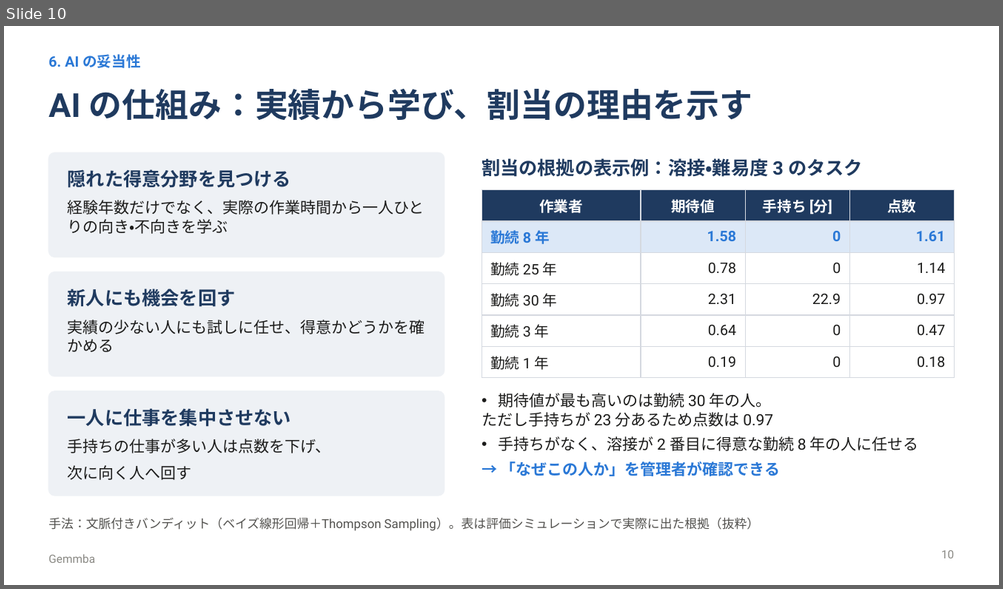
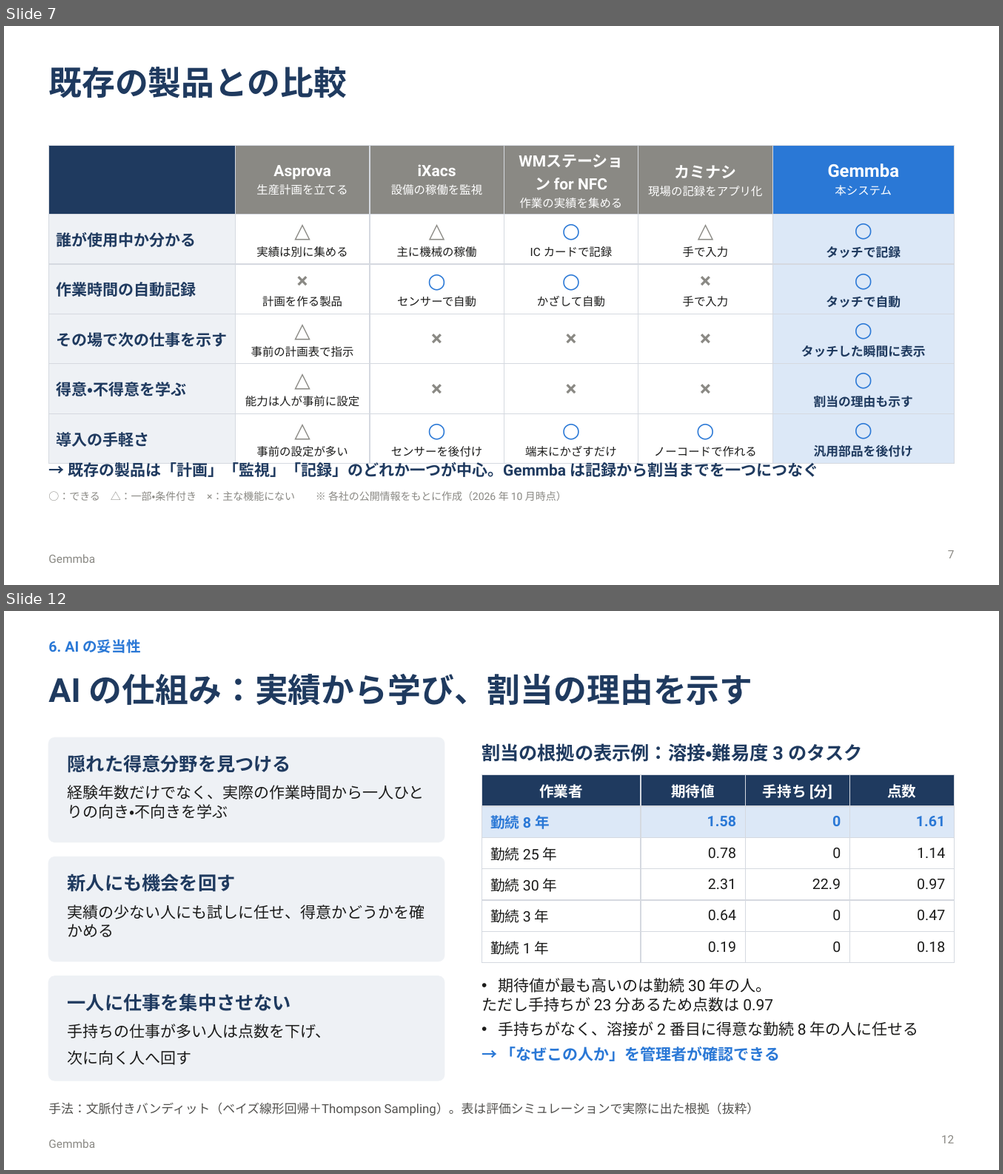
Before and after one commit to maguro256/procon2026, a slide deck: slides/gemmba_presentation.pptx. Shown one above the other, each under a label of ours: slide 10 before the commit, slides 7 and 12 after it; the slides between them are not shown. The pictures are 1003x589 and 1003x1174 pixels, drawn with LibreOffice and Linux fonts; fonts in the diff are those of the drawing. Boxes give left, top, right and bottom in pixels: in the first picture for what was removed or moved away, otherwise in the second. Text is boxed around its words. In the diff, an @@ line names an element or a change of style, - is before the commit and + after.

```diff
--- a/slides/gemmba_presentation.pptx
+++ b/slides/gemmba_presentation.pptx
@@ slide 7 added at (4, 26, 999, 585), background #FFFFFF; not listed: 1 template element that a slide beside it also shows @@
@@ title added at (48, 67, 347, 98), 32 pt, text #1F3A5F, bold @@
+既存の製品との比較
@@ table added at (48, 145, 954, 460), 6 rows, 6 columns @@
+ | Asprova / 生産計画を立てる | iXacs / 設備の稼働を監視 | WMステーション for NFC / 作業の実績を集める | カミナシ / 現場の記録をアプリ化 | Gemmba / 本システム
+誰が使用中か分かる | △ / 実績は別に集める | △ / 主に機械の稼働 | ○ / IC カードで記録 | △ / 手で入力 | ○ / タッチで記録
+作業時間の自動記録 | × / 計画を作る製品 | ○ / センサーで自動 | ○ / かざして自動 | × / 手で入力 | ○ / タッチで自動
+その場で次の仕事を示す | △ / 事前の計画表で指示 | × | × | × | ○ / タッチした瞬間に表示
+得意・不得意を学ぶ | △ / 能力は人が事前に設定 | × | × | × | ○ / 割当の理由も示す
+導入の手軽さ | △ / 事前の設定が多い | ○ / センサーを後付け | ○ / 端末にかざすだけ | ○ / ノーコードで作れる | ○ / 汎用部品を後付け
@@ text added at (68, 460, 819, 477), 15 pt, text #1F3A5F, bold @@
+→ 既存の製品は「計画」「監視」「記録」のどれか一つが中心。Gemmba は記録から割当までを一つにつなぐ
@@ text added at (48, 491, 566, 501), 10 pt, text #8A8984 @@
+○：できる △：一部・条件付き ×：主な機能にない ※ 各社の公開情報をもとに作成（2026 年 10 月時点）
@@ page number added at (948, 551, 954, 559), 11 pt, text #8A8984 @@
+7
@@ what was slide 10 is now slide 12 @@
@@ page number at (941, 1136, 953, 1144): text changed @@
-10
+12
```
Also in this commit, not shown: 11 slides changed, 1 other slide added, 1 slide removed, 4 other files.
